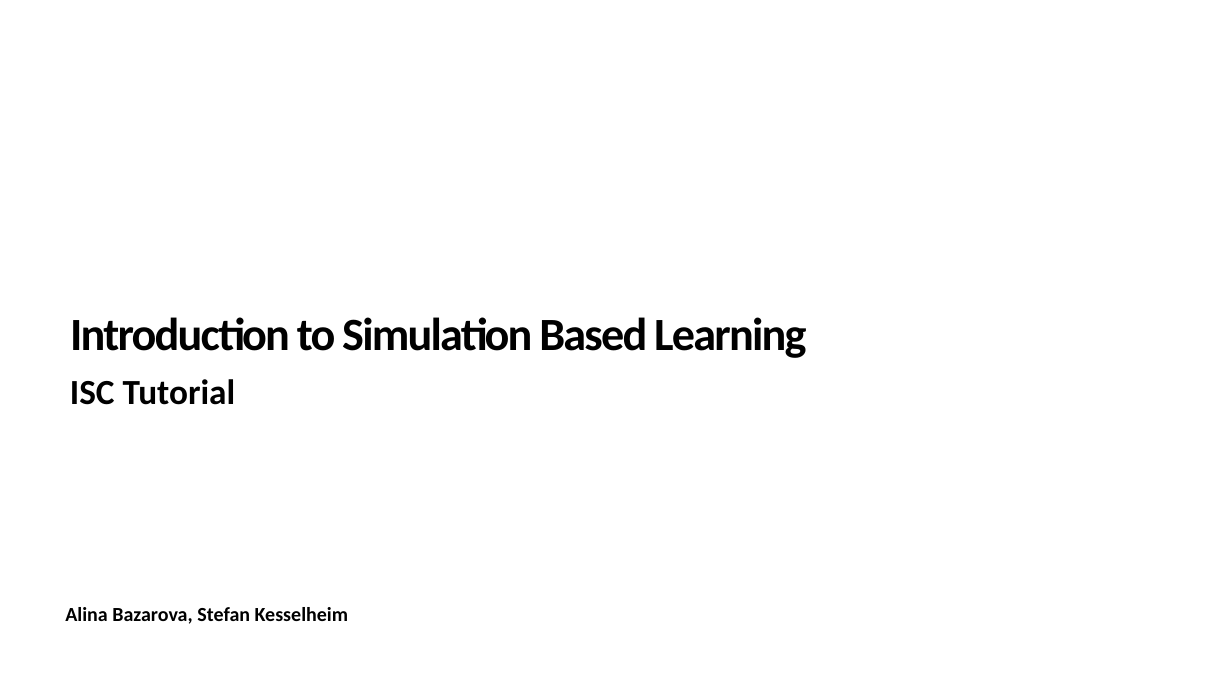
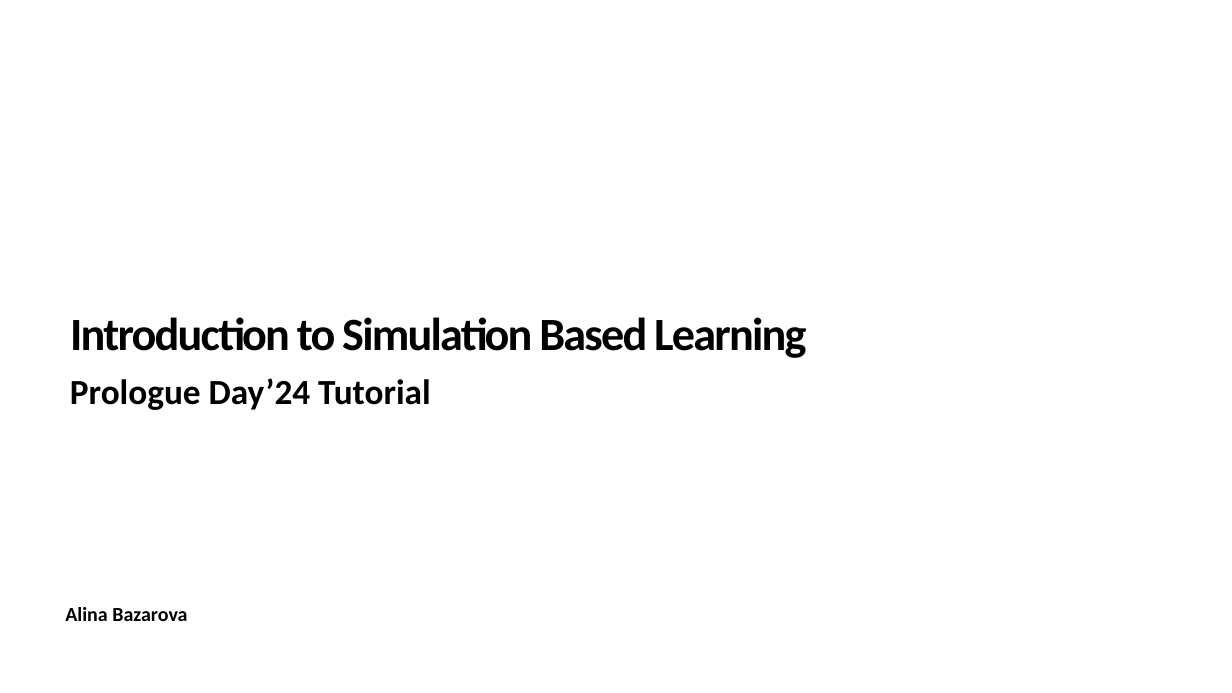
Before and after one commit to albazarova/sbi_intro, a slide deck: slide 1 of SBI_tutorial_v1.2.pptx. Drawn at 1232x693 pixels with LibreOffice and Linux fonts; fonts in the diff are those of the drawing. Boxes give left, top, right and bottom in pixels: in the first picture for what was removed or moved away, otherwise in the second. Text is boxed around its words. In the diff, an @@ line names an element or a change of style, - is before the commit and + after.

```diff
--- a/SBI_tutorial_v1.2.pptx
+++ b/SBI_tutorial_v1.2.pptx
@@ subtitle at [70,378,431,410]: text changed @@
-ISC Tutorial
+Prologue Day’24 Tutorial
@@ text at [65,607,187,621]: text changed @@
-Alina Bazarova, Stefan Kesselheim
+Alina Bazarova
```
Also in this commit, not shown: 3 other slides changed, 21 slides added.
